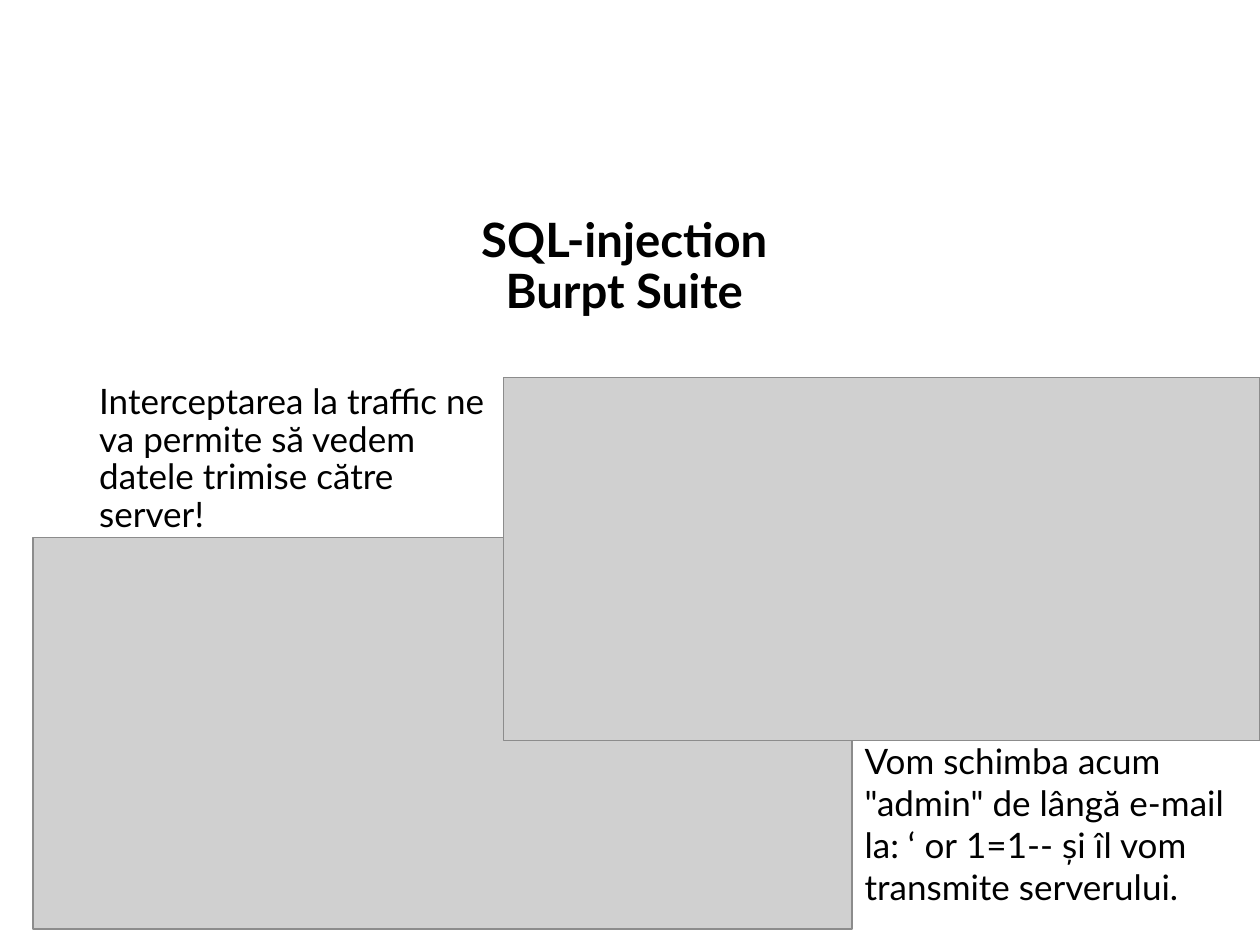
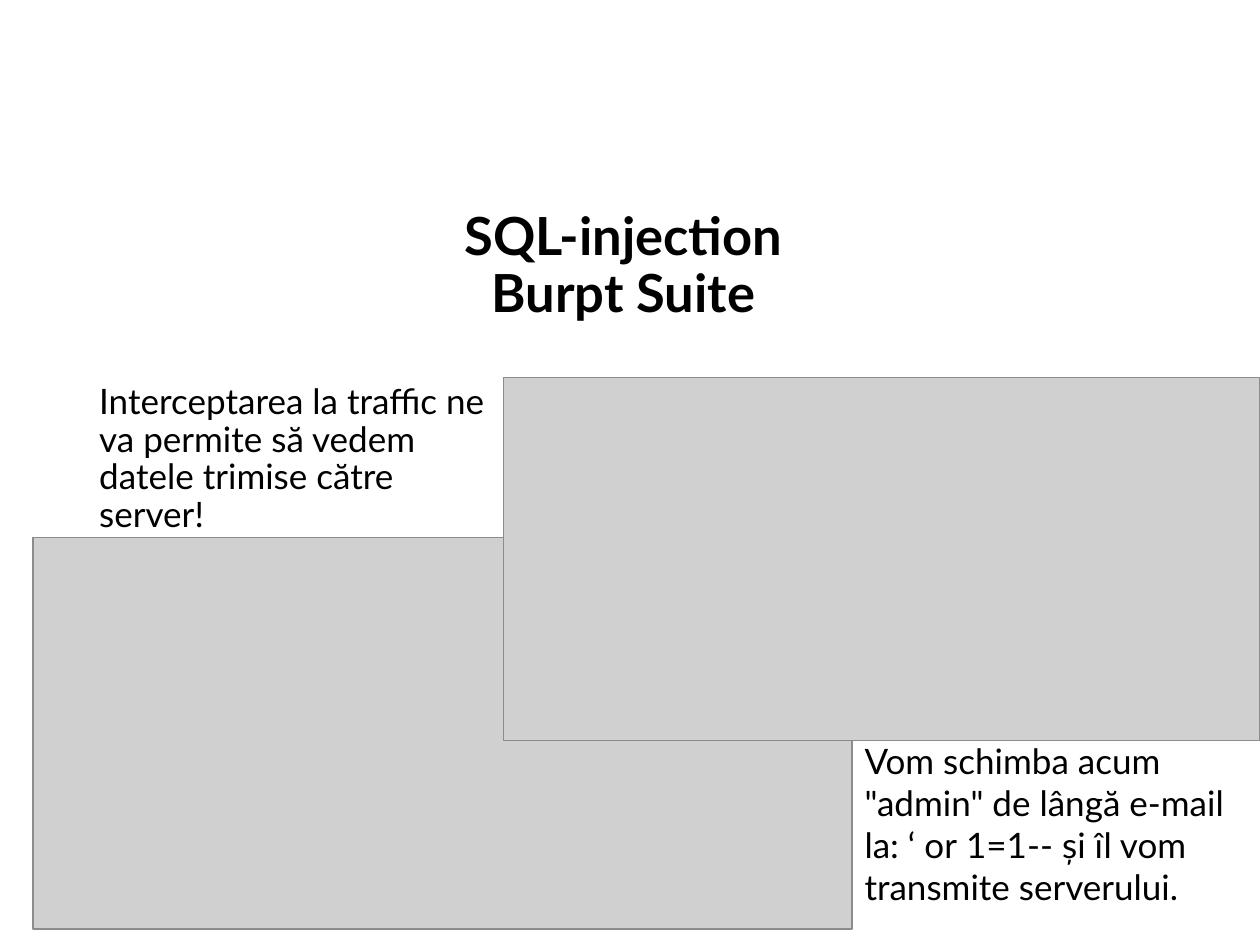
Before and after one commit to Xeoga/UTM_materiale, a slide deck: slide 5 of Sem_II/TPP/LI/SI-211_Chirita_Stanislav_TPP_LI_Securizarea_aplicaţiilor_web.pptx. Drawn at 1260x945 pixels with LibreOffice and Linux fonts; fonts in the diff are those of the drawing; grey boxes stand for pictures; background and template pictures are left out. Boxes give left, top, right and bottom in pixels: in the first picture for what was removed or moved away, otherwise in the second. Text is boxed around its words. In the diff, an @@ line names an element or a change of style, - is before the commit and + after.

```diff
--- a/Sem_II/TPP/LI/SI-211_Chirita_Stanislav_TPP_LI_Securizarea_aplicaţiilor_web.pptx
+++ b/Sem_II/TPP/LI/SI-211_Chirita_Stanislav_TPP_LI_Securizarea_aplicaţiilor_web.pptx
@@ title "SQL-injection Burpt Suite" at (x1=465, y1=216, x2=783, y2=321): size 27 to 30 pt @@
```
Also in this commit, not shown: 9 other slides changed, 1 other file.
